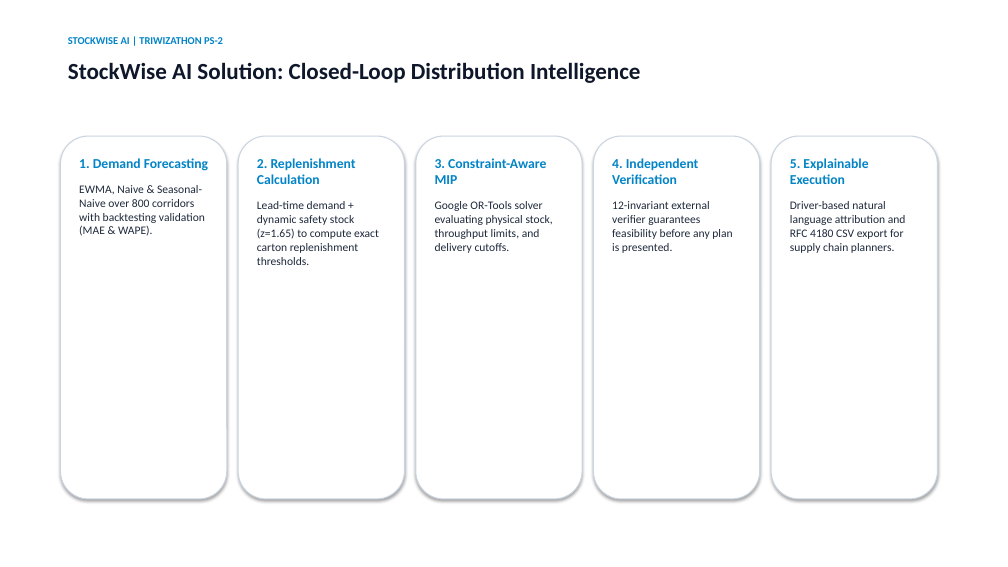
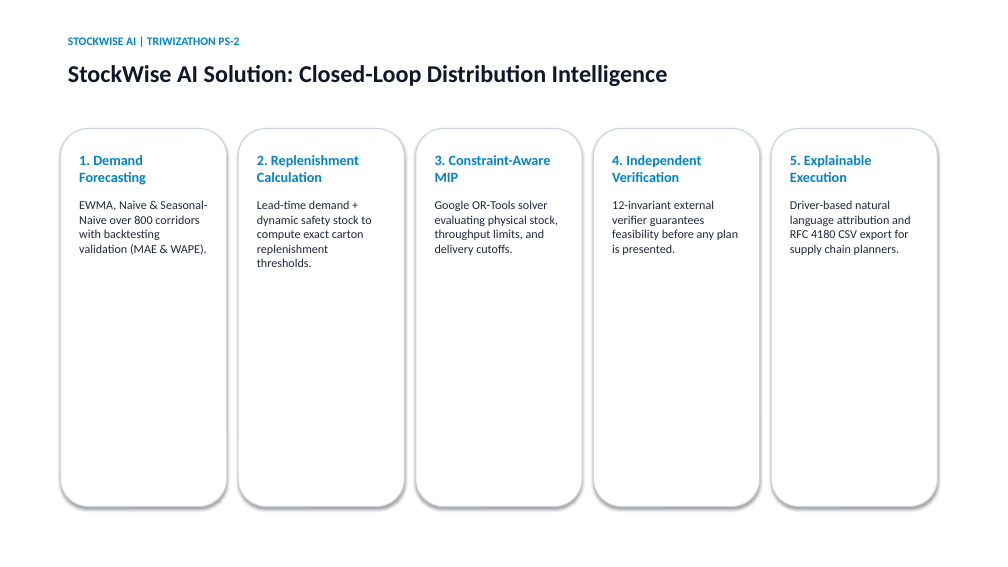
Before and after one commit to LSTAKI/ruk-pr, a slide deck: slide 3 of docs/StockWise_AI_Hackathon_Presentation.pptx. Drawn at 1008x567 pixels with LibreOffice and Linux fonts; fonts in the diff are those of the drawing. Boxes give left, top, right and bottom in pixels: in the first picture for what was removed or moved away, otherwise in the second. Text is boxed around its words. In the diff, an @@ line names an element or a change of style, - is before the commit and + after.

```diff
--- a/docs/StockWise_AI_Hackathon_Presentation.pptx
+++ b/docs/StockWise_AI_Hackathon_Presentation.pptx
@@ text "STOCKWISE AI | TRIWIZATHON PS-2" at <box>68,37,239,45</box>: size 10 to 11 pt @@
@@ text "StockWise AI Solution: Closed-Loop Distribution ..." at <box>68,65,668,86</box>: size 22 to 23 pt @@
@@ rounded rectangle: place and size @@
-rounded rectangle at <box>60,136,227,499</box>
+rounded rectangle at <box>60,129,227,507</box>
@@ text "1. Demand Forecasting" at <box>79,155,207,255</box>: size 13 to 13.5 pt in "1. Demand Forecasting"; size 11 to 11.5 pt in "EWMA, Naive & Seasonal-Naive over 800 corridors ..."; more space between paragraphs @@
@@ rounded rectangle: place and size @@
-rounded rectangle at <box>238,136,405,499</box>
+rounded rectangle at <box>238,129,405,507</box>
@@ rounded rectangle: place and size @@
-rounded rectangle at <box>416,136,582,499</box>
+rounded rectangle at <box>416,129,582,507</box>
@@ text "3. Constraint-Aware MIP" at <box>435,155,559,255</box>: size 13 to 13.5 pt in "3. Constraint-Aware MIP"; size 11 to 11.5 pt in "Google OR-Tools solver evaluating physical stock, throughput ..."; more space between paragraphs @@
@@ rounded rectangle: place and size @@
-rounded rectangle at <box>594,136,760,499</box>
+rounded rectangle at <box>594,129,760,507</box>
@@ text "4. Independent Verification" at <box>612,155,738,255</box>: size 13 to 13.5 pt in "4. Independent Verification"; size 11 to 11.5 pt in "12-invariant external verifier guarantees feasibility before ..."; more space between paragraphs @@
@@ rounded rectangle: place and size @@
-rounded rectangle at <box>771,136,938,499</box>
+rounded rectangle at <box>771,129,938,507</box>
@@ text "5. Explainable Execution" at <box>790,155,910,255</box>: size 13 to 13.5 pt in "5. Explainable Execution"; size 11 to 11.5 pt in "Driver-based natural language attribution and RFC 4180 ..."; more space between paragraphs @@
@@ text at <box>257,155,359,182</box>: size 13 to 13.5 pt in "2. Replenishment Calculation"; more space between paragraphs @@
@@ text at <box>257,200,371,267</box>: text changed; size 11 to 11.5 pt @@
-Lead-time demand + dynamic safety stock (z=1.65) to compute exact carton replenishment thresholds.
+Lead-time demand + dynamic safety stock to compute exact carton replenishment thresholds.
```
Also in this commit, not shown: 9 other slides changed, 4 other files.
